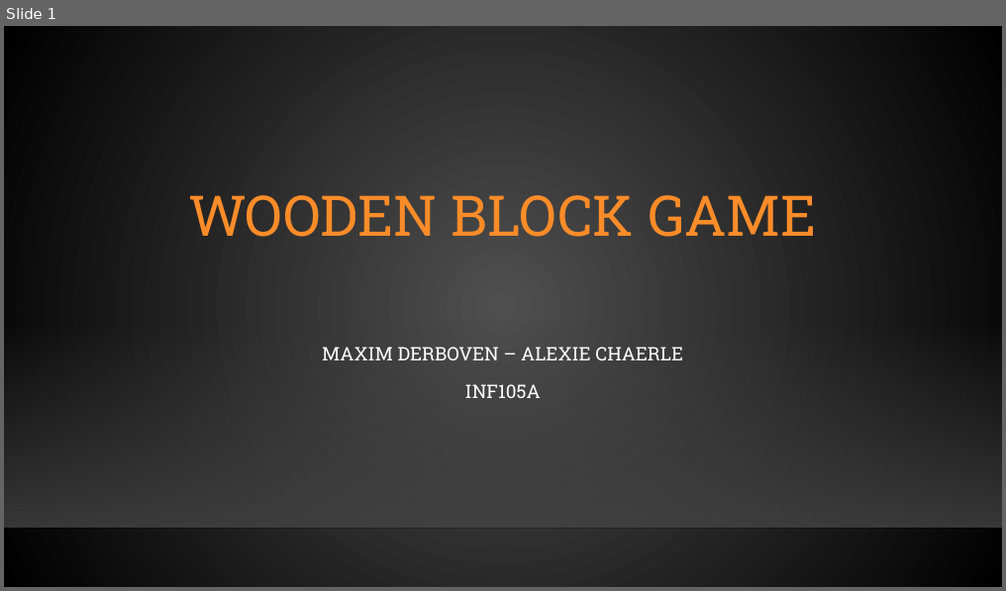
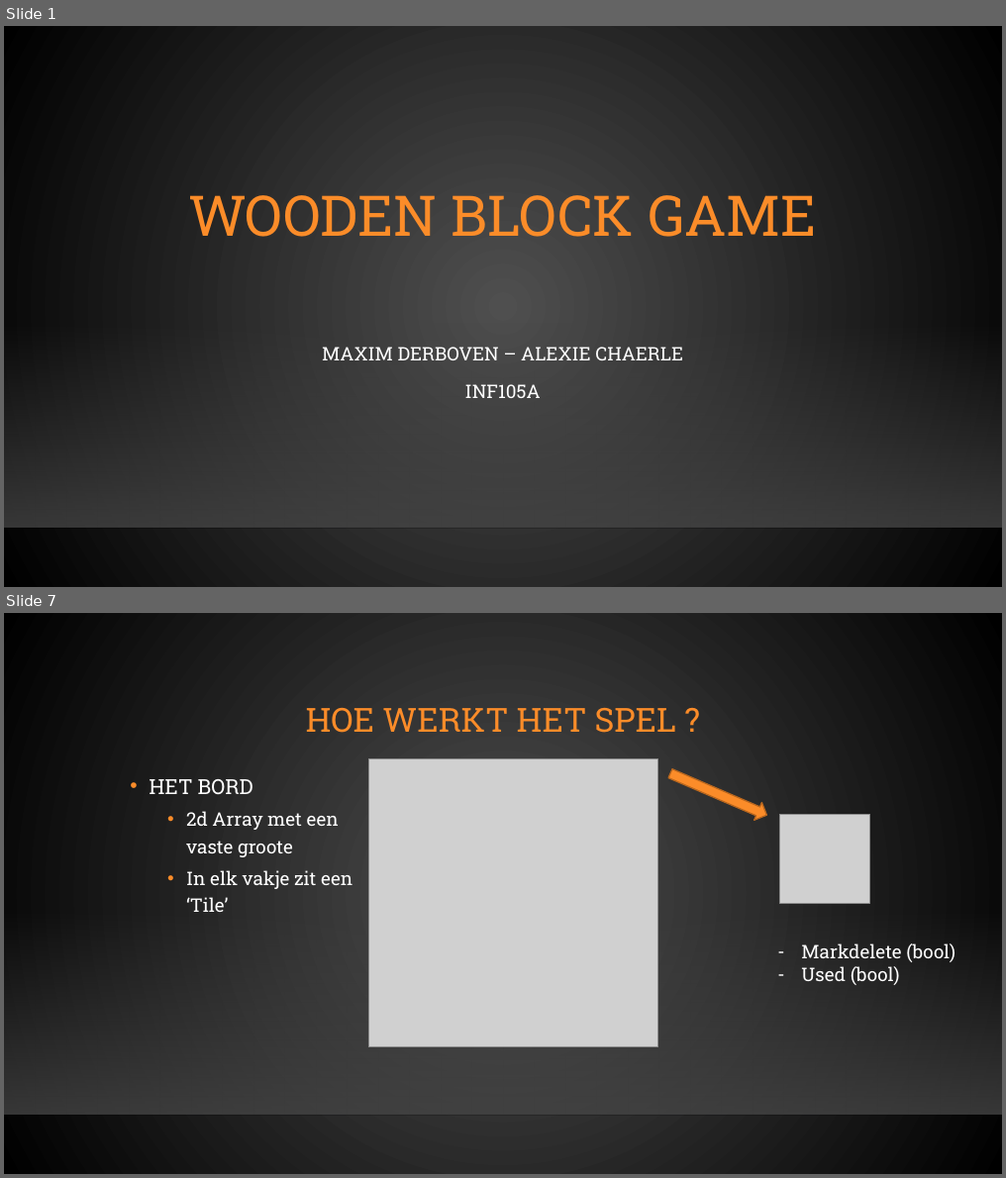
Before and after one commit to maximderboven/blockgame, a slide deck: documentation/Presentatie/WoodenBlockGamePPTX_MaximDerboven_AlexieChaerle_INF105A.pptx. Shown one above the other, each under a label of ours: slide 1 before the commit, slides 1 and 7 after it; the slides between them are not shown. The pictures are 1006x591 and 1006x1178 pixels, drawn with LibreOffice and Linux fonts; fonts in the diff are those of the drawing; grey boxes stand for pictures; background and template pictures are left out. Boxes give left, top, right and bottom in pixels: in the first picture for what was removed or moved away, otherwise in the second. Text is boxed around its words. In the diff, an @@ line names an element or a change of style, - is before the commit and + after.

```diff
--- a/documentation/Presentatie/WoodenBlockGamePPTX_MaximDerboven_AlexieChaerle_INF105A.pptx
+++ b/documentation/Presentatie/WoodenBlockGamePPTX_MaximDerboven_AlexieChaerle_INF105A.pptx
@@ slide 7 added at [4,613,1002,1174], background gradient #505050 to #000000; not listed: 2 template elements that a slide beside it also shows @@
@@ title added at [306,708,676,733], 32 pt, text #FB8C29 @@
+HOE WERKT HET SPEL ?
@@ picture added at [368,759,658,1048] @@
@@ text added at [149,779,352,912], 18 pt, text #FFFFFF @@
+• HET BORD
+  • 2d Array met een vaste groote
+  • In elk vakje zit een ‘Tile’
@@ left arrow added at [667,764,771,824], fill #FB8C29, outline #BA681E 1.25 pt @@
@@ picture added at [779,814,870,903] @@
@@ text added at [801,944,955,985], 18 pt, text #FFFFFF @@
+– Markdelete (bool)
+– Used (bool)
```
Also in this commit, not shown: 1 slide changed, 7 other slides added, 1 slide removed, 5 other files.
